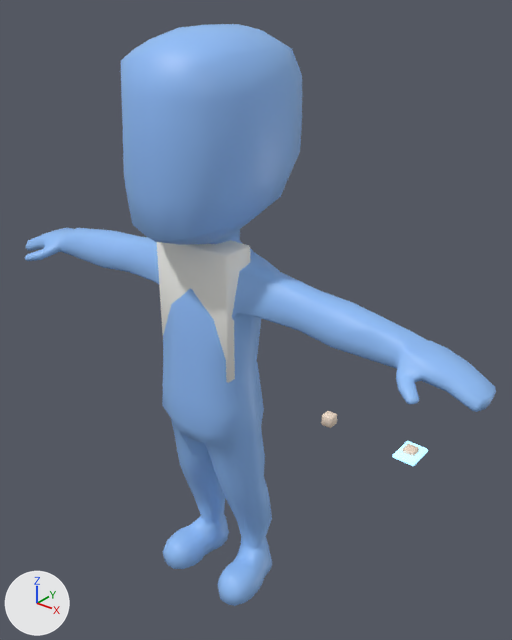
The glTF model unity/Assets/Art/EarlyGame/staff-kit/staff-researcher-idle.glb: old version first, new version second.
Rendered twice from a camera (50 mm lens) standing at (1.24, -1.37, 1.84) and looking at (-0.09, 0.29, 0.81). The lights are fixed; the arrows at lower left show +X, +Y and +Z. The first picture is the older version. Where no turn or scale is listed for an object, it has been applied to the vertices. Vertices at exactly the same position are counted once.

Objects in the first picture: 'Hand_-1', 'Hand_1', 'LabCoat', 'Tablet', 'Torso'.
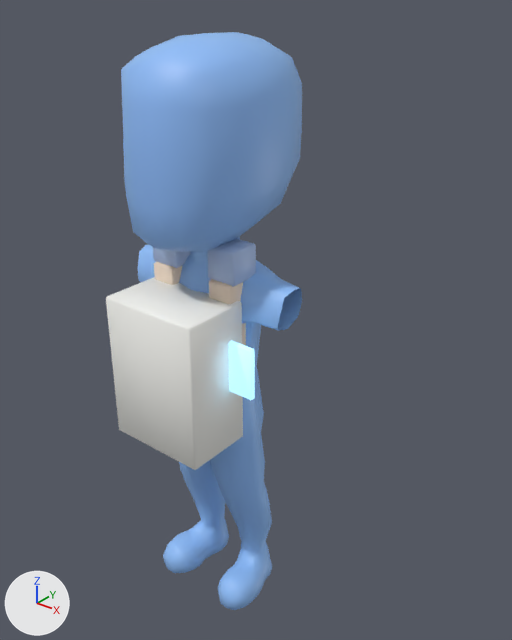
ob_staffroot is not drawn itself; it is the parent of ob_hips.

Where the change shows, as pixel boxes (x1, y1, x2, y2) in the pictures (512 x 640 px; the box of a moved part takes in the faces that stretch with it):
'Torso', reshaped, moved (61% narrower)
    before: (25, 24, 496, 606)
    after: (121, 32, 302, 610)
'LabCoat', reshaped, moved (47% wider, 35% taller)
    before: (157, 240, 250, 383)
    after: (106, 277, 243, 470)
'Shoulder_1', added (blue)
    after: (207, 239, 256, 287)
'Tablet', reshaped, moved
    before: (392, 441, 428, 466)
    after: (229, 340, 255, 400)
'UpperArm_1', added (beige)
    after: (209, 279, 243, 304)
'Shoulder_-1', added (blue)
    after: (153, 247, 191, 268)
'UpperArm_-1', added
    after: (154, 262, 182, 285)
'Hand_-1', reshaped, moved (not visible afterwards)
    before: (321, 411, 337, 428)
'Hand_1', reshaped, moved (not visible afterwards)
    before: (402, 444, 419, 456)
'LowerArm_1', added (mostly hidden)
    after: (242, 323, 246, 346)
part 1 of me_charactermedium, deleted (blue)
    before: (278, 281, 496, 412)
part 2 of me_charactermedium, deleted (blue)
    before: (25, 228, 148, 276)
part 6 of me_cube_016, moved or reshaped (not visible afterwards)
    before: (393, 455, 414, 466)
part 7 of me_cube_016, moved or reshaped
    before: (394, 441, 428, 466)
    after: (229, 340, 255, 399)

Diff of the bpy script that builds the scene:
```diff
--- a/unity/Assets/Art/EarlyGame/staff-kit/staff-researcher-idle.glb.py
+++ b/unity/Assets/Art/EarlyGame/staff-kit/staff-researcher-idle.glb.py
@@ me_cube_005 @@
-me_cube_005.from_pydata(...)  # 24 vertices, 44 faces; spans x -0.2342..-0.1783, y 0.9528..1.0087, z -0.0187..0.0372
+me_cube_005.from_pydata(...)  # 24 vertices, 44 faces; spans x -0.1396..-0.0665, y 0.87..0.9345, z 0.0321..0.0966
+# me_cube_005 part 4: 24 of 24 vertices moved; they spanned x -0.2342..-0.1783, y 0.9528..1.0087, z -0.0187..0.0372 and now span x -0.1396..-0.0665, y 0.87..0.9345, z 0.0321..0.0966; mean shift (0.1032, -0.0784, 0.055)
 me_cube_005.materials.append(mat_hand__1_solid_001)
@@ me_cube_008 @@
-me_cube_008.from_pydata(...)  # 24 vertices, 44 faces; spans x 0.1786..0.2345, y 0.9528..1.0087, z -0.0187..0.0372
+me_cube_008.from_pydata(...)  # 24 vertices, 44 faces; spans x 0.0668..0.1399, y 0.87..0.9345, z 0.0321..0.0966
+# me_cube_008 part 5: 24 of 24 vertices moved; they spanned x 0.1786..0.2345, y 0.9528..1.0087, z -0.0187..0.0372 and now span x 0.0668..0.1399, y 0.87..0.9345, z 0.0321..0.0966; mean shift (-0.1032, -0.0784, 0.055)
 me_cube_008.materials.append(mat_hand_1_solid_001)
@@ me_cube_016 @@
 # used by ob_tablet; parent = ob_hand_1; location = (0.0, 0.0, 0.0)
-me_cube_016.from_pydata(...)  # 24 vertices, 44 faces; spans x 0.1549..0.2581, y 0.9119..1.0495, z -0.0002..0.0187
+me_cube_016.from_pydata(...)  # 24 vertices, 44 faces; spans x 0.1119..0.2323, y 0.8249..0.9797, z 0.1064..0.1254
+# me_cube_016 part 6: all 6 vertices in x 0.2521..0.2581, y 0.9119..0.9179, z -0.0002..0.0187 are moved by (-0.0258, -0.087, 0.1066)
+# me_cube_016 part 7: all 6 vertices in x 0.2521..0.2581, y 1.0435..1.0495, z -0.0002..0.0187 are moved by (-0.0258, -0.0698, 0.1066)
+# other edits to the shape of me_cube_016 do not show in these pictures
 me_cube_016.materials.append(mat_tablet_emit)
@@ me_charactermedium @@
 # used by ob_torso; parent = ob_hips; location = (0.0, 0.0, 0.0)
-me_charactermedium.from_pydata(...)  # 1130 vertices, 2256 faces; spans x -0.82..0.82, y 0.0..1.72, z -0.24..0.23
+me_charactermedium.from_pydata(...)  # 770 vertices, 1518 faces; spans x -0.27..0.27, y 0.0..1.72, z -0.24..0.23
+# me_charactermedium part 1: 180 vertices removed from x 0.32..0.82, y 0.97..1.11, z -0.04..0.15
+# me_charactermedium part 2: 180 vertices removed from x -0.82..-0.32, y 0.97..1.11, z -0.04..0.15
 me_charactermedium.materials.append(mat_torso_solid_001)
@@ me_cube_014 @@
-me_cube_014.from_pydata(...)  # 24 vertices, 44 faces; spans x -0.129..0.129, y -0.099..0.004, z 0.809..1.187
+me_cube_014.from_pydata(...)  # 24 vertices, 44 faces; spans x -0.155..0.155, y -0.271..-0.064, z 0.645..1.075
+# me_cube_014 part 3: 24 of 24 vertices moved; they spanned x -0.129..0.129, y -0.099..0.004, z 0.809..1.187 and now span x -0.155..0.155, y -0.271..-0.064, z 0.645..1.075; mean shift (0.0, -0.12, -0.138)
 me_cube_014.materials.append(mat_labcoat_solid_001)
@@ ob_hand__1 @@
 ob_hand__1 = bpy.data.objects.new('Hand_-1', me_cube_005)
+ob_hand__1.parent = ob_lowerarm__1
 ob_hand__1.location = (0.0, 0.0, 0.0)
@@ ob_hand_1 @@
 ob_hand_1 = bpy.data.objects.new('Hand_1', me_cube_008)
+ob_hand_1.parent = ob_lowerarm_1
 ob_hand_1.location = (0.0, 0.0, 0.0)
@@ ob_staffroot @@
 ob_staffroot = bpy.data.objects.new('StaffRoot', None)
-ob_staffroot.location = (0.0, 0.0, 0.0187)
+ob_staffroot.location = (0.0, 0.0, -0.000312)
@@ ob_labcoat @@
 ob_labcoat = bpy.data.objects.new('LabCoat', me_cube_014)
-ob_labcoat.location = (0.0, 0.0, 0.019)
+ob_labcoat.location = (0.0, 0.0, 0.0)
@@ ob_lowerarm_1 @@
+ob_lowerarm_1 = bpy.data.objects.new('LowerArm_1', me_cube_015_1)  # 24 vertices, 44 faces; spans x 0.0668..0.1399, y 0.908..1.0026, z 0.0278..0.1009; in mat_lowerarm_1_solid_001 (beige #f1ddc8)
+ob_lowerarm_1.parent = ob_elbow_1
+ob_lowerarm_1.location = (0.0, 0.0, 0.0)
@@ ob_elbow_1 @@
+ob_elbow_1 = bpy.data.objects.new('Elbow_1', me_cube_014_1)  # 24 vertices, 44 faces; spans x 0.0689..0.1377, y 0.97..1.0388, z 0.0299..0.0987; in mat_elbow_1_solid_001 (blue #adc4ea)
+ob_elbow_1.parent = ob_upperarm_1
+ob_elbow_1.location = (0.0, 0.0, 0.0)
@@ ob_upperarm_1 @@
+ob_upperarm_1 = bpy.data.objects.new('UpperArm_1', me_cube_013_1)  # 24 vertices, 44 faces; spans x 0.0646..0.142, y 1.0134..1.1252, z 0.0256..0.103; in mat_upperarm_1_solid_001 (beige #f1ddc8)
+ob_upperarm_1.parent = ob_shoulder_1
+ob_upperarm_1.location = (0.0, 0.0, 0.0)
@@ ob_shoulder_1 @@
+ob_shoulder_1 = bpy.data.objects.new('Shoulder_1', me_cube_012_1)  # 24 vertices, 44 faces; spans x 0.056..0.1506, y 1.1226..1.2172, z -0.0002..0.0944; in mat_shoulder_1_solid_001 (blue #adc4ea)
+ob_shoulder_1.parent = ob_torso
+ob_shoulder_1.location = (0.0, 0.0, 0.0)
@@ ob_lowerarm__1 @@
+ob_lowerarm__1 = bpy.data.objects.new('LowerArm_-1', me_cube_010_1)  # 24 vertices, 44 faces; spans x -0.1396..-0.0665, y 0.908..1.0026, z 0.0278..0.1009; in mat_lowerarm__1_solid_001 (beige #f1ddc8)
+ob_lowerarm__1.parent = ob_elbow__1
+ob_lowerarm__1.location = (0.0, 0.0, 0.0)
@@ ob_elbow__1 @@
+ob_elbow__1 = bpy.data.objects.new('Elbow_-1', me_cube_009_1)  # 24 vertices, 44 faces; spans x -0.1375..-0.0687, y 0.97..1.0388, z 0.0299..0.0987; in mat_elbow__1_solid_001 (blue #adc4ea)
+ob_elbow__1.parent = ob_upperarm__1
+ob_elbow__1.location = (0.0, 0.0, 0.0)
@@ ob_upperarm__1 @@
+ob_upperarm__1 = bpy.data.objects.new('UpperArm_-1', me_cube_008_1)  # 24 vertices, 44 faces; spans x -0.1418..-0.0644, y 1.0134..1.1252, z 0.0256..0.103; in mat_upperarm__1_solid_001 (beige #f1ddc8)
+ob_upperarm__1.parent = ob_shoulder__1
+ob_upperarm__1.location = (0.0, 0.0, 0.0)
@@ ob_shoulder__1 @@
+ob_shoulder__1 = bpy.data.objects.new('Shoulder_-1', me_cube_007_1)  # 24 vertices, 44 faces; spans x -0.1504..-0.0558, y 1.1226..1.2172, z -0.0002..0.0944; in mat_shoulder__1_solid_001 (blue #adc4ea)
+ob_shoulder__1.parent = ob_torso
+ob_shoulder__1.location = (0.0, 0.0, 0.0)
```
